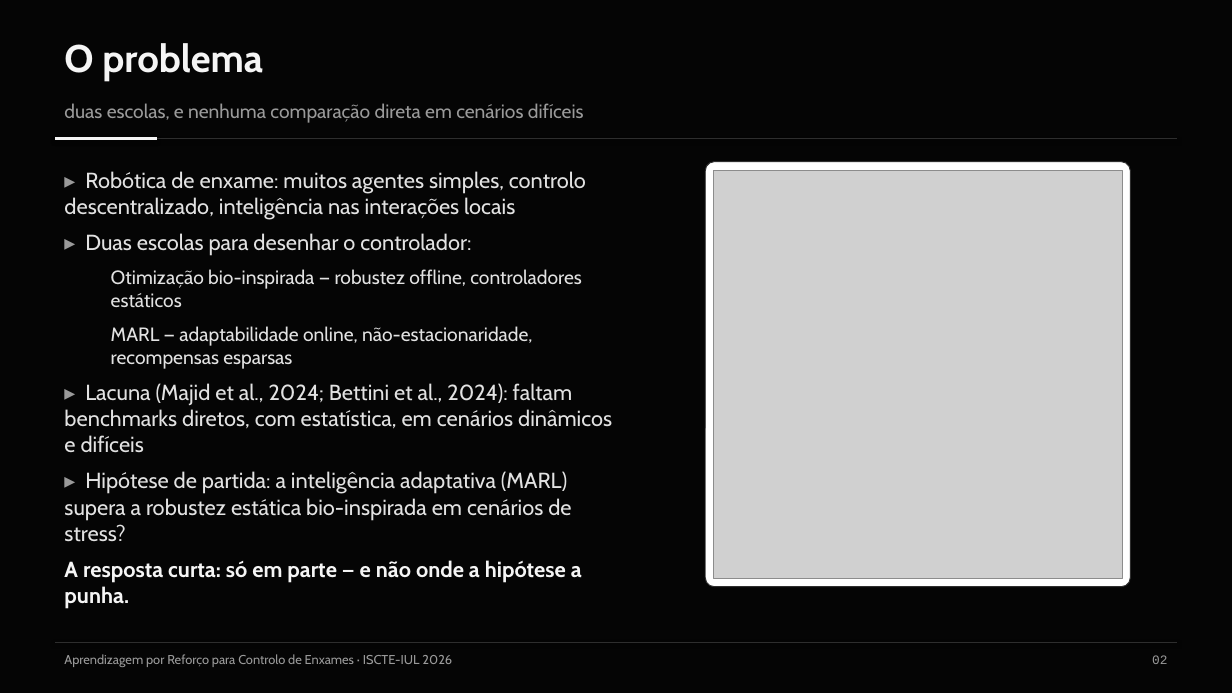
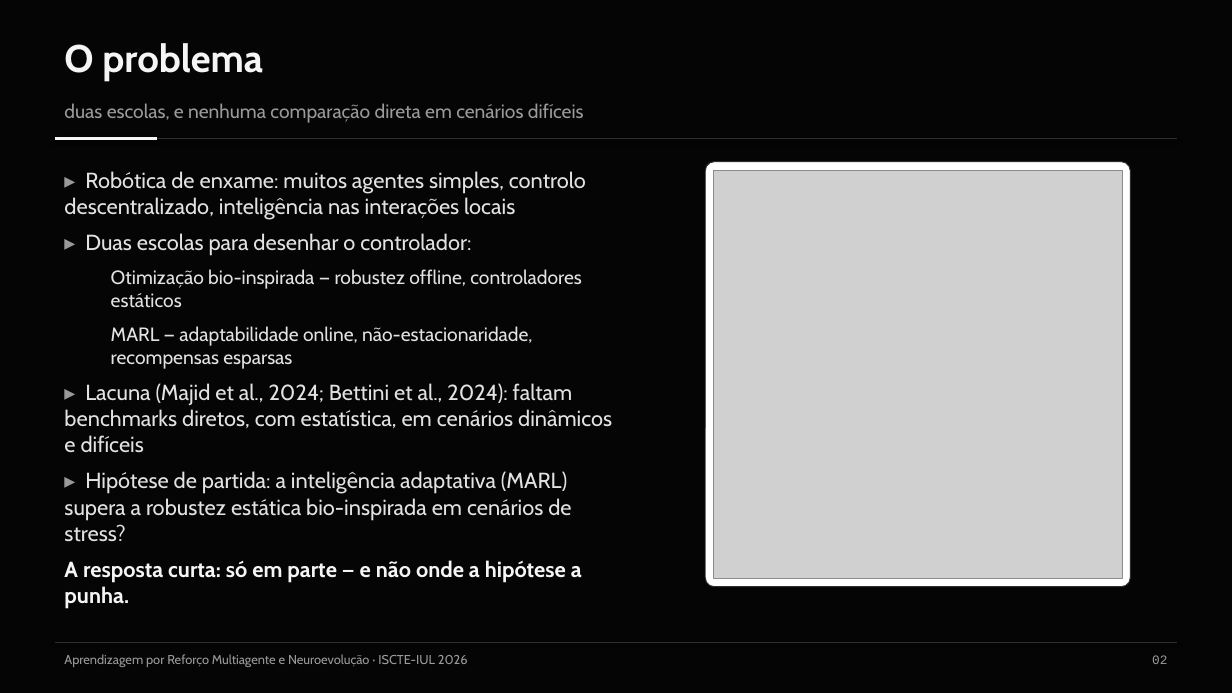
Before and after one commit to Pombo2001/swarm-robotics-tese, a slide deck: slide 3 of Defesa/slides_defesa.pptx. Drawn at 1232x693 pixels with LibreOffice and Linux fonts; fonts in the diff are those of the drawing; grey boxes stand for pictures. Boxes give left, top, right and bottom in pixels: in the first picture for what was removed or moved away, otherwise in the second. Text is boxed around its words. In the diff, an @@ line names an element or a change of style, - is before the commit and + after.

```diff
--- a/Defesa/slides_defesa.pptx
+++ b/Defesa/slides_defesa.pptx
@@ text at [64,654,468,667]: text changed @@
-Aprendizagem por Reforço para Controlo de Enxames · ISCTE-IUL 2026
+Aprendizagem por Reforço Multiagente e Neuroevolução · ISCTE-IUL 2026
```
Also in this commit, not shown: 19 other slides changed, 2 other files.
